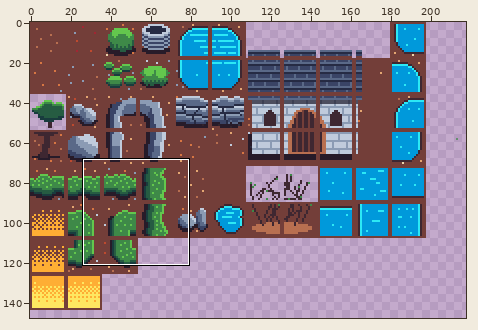
Sprite sheet: images/outside-tiles.png. Above, an overview of the earlier version with the close-up marked.
Close-up. Before the commit:
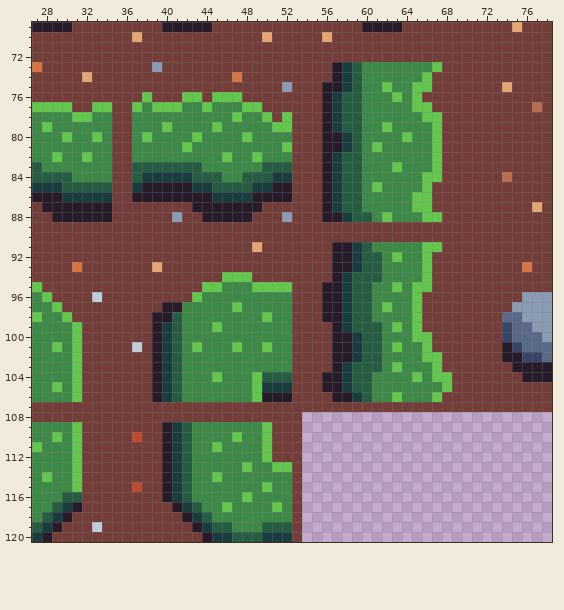
The file is 504x504 pixels, drawn in blocks of 2x2; one block is one cell here. Shown: x 27..78, y 69..120. The wide view leaves out empty margins.
The result:
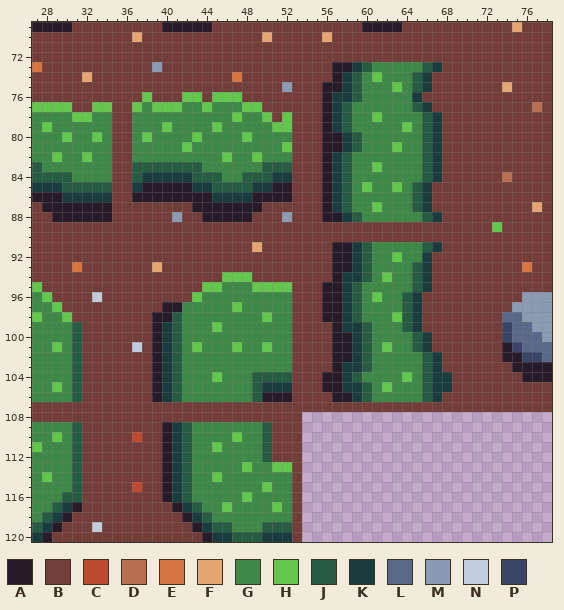
Palette (. is transparent): A #271b29  B #733e39  C #be4a2f  D #b86f50  E #d77643  F #e4a672  G #3e8948  H #63c74d  J #265c42  K #193c3e  L #5a6988  M #8b9bb4  N #c0cbdc  P #3a4466
Change:
y 73: x 58..60 KJG -> AKJ; x 66..67 GH -> JK
y 74: x 61 G -> H; x 65..66 GH -> JK
y 75: x 62..63 HG -> GH; x 65..66 HH -> JK
y 76: x 58 J -> K; x 63 H -> G; x 65 H -> K
y 77: x 59 J -> G; x 65..66 HH -> JK
y 78: x 59 J -> G; x 61 G -> H; x 66..67 HH -> JK
y 79: x 59 J -> G; x 62 H -> G; x 64 G -> H; x 66..67 GH -> JK
y 80: x 64 H -> G; x 66..67 GH -> JK
y 81: x 61 H -> G; x 63 G -> H; x 66..67 GH -> JK
y 82: x 59 J -> G; x 66..67 GH -> JK
y 83: x 59 J -> G; x 61 G -> H; x 63 H -> G; x 66..67 GH -> JK
y 84: x 59 J -> G; x 66..67 HH -> JK
y 85: x 59..61 JGH -> GHG; x 63 G -> H; x 65..66 GH -> JK
y 86: x 59 J -> G; x 65..66 HH -> JK
y 87: x 59 J -> G; x 61 G -> H; x 65..66 HH -> JK
y 88: x 60 J -> G; x 62 H -> G; x 66..67 HH -> JK
y 89: x 73 B -> H
y 91: x 66..67 HH -> JK
y 92: x 61 J -> G; x 66 H -> K
y 93: x 61 J -> G; x 65..66 GH -> JK
y 94: x 59 J -> K; x 61..62 JG -> GH; x 65..66 GH -> JK
y 95: x 60 J -> G; x 63 H -> G; x 65..66 HH -> JK
y 96: x 60..61 JG -> GH; x 64..65 GH -> JK
y 97: x 60 J -> G; x 62 H -> G; x 64..65 GH -> JK
y 98: x 60 J -> G; x 63..65 GGH -> HJK
y 99: x 31 H -> J; x 59 J -> K; x 61 J -> G; x 63..65 HGH -> GJK
y 100: x 31 H -> J; x 61 J -> G; x 65..66 HH -> JK
y 101: x 31 H -> J; x 61..63 JGH -> GHG; x 65..66 GH -> JK
y 102: x 31 H -> J; x 61 J -> G; x 66..67 HH -> JK
y 103: x 31 H -> J; x 59 J -> K; x 61 J -> G; x 63 H -> G; x 66..67 GH -> JK
y 104: x 31 H -> J; x 49 H -> J; x 60 J -> G; x 64..68 GHGHH -> HGJKK
y 105: x 31 H -> J; x 49 H -> J; x 59 J -> K; x 62 G -> H; x 66..68 GGH -> JKK
y 106: x 31 H -> J; x 49 H -> J; x 63 H -> G; x 66..67 GH -> JK
y 109..112: x 31 H -> J; x 50 H -> J
y 113..115: x 31 H -> J
